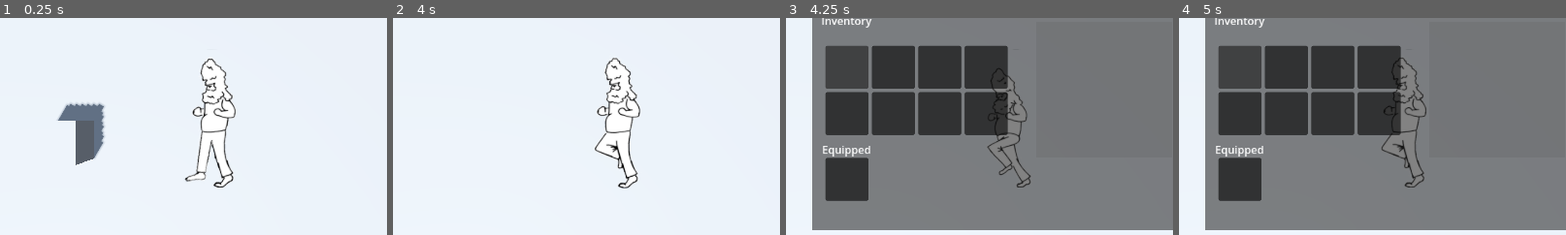
Above: before the commit, frames 1-4 (left to right).
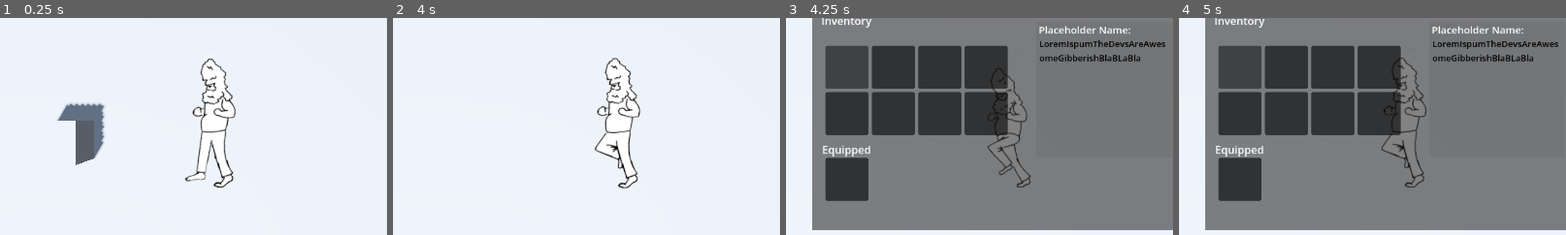
Above: after the commit, the same moments.

Repository: TacSpat/ViperArms
Game: Godot game, scene res://Levels/test_scene.tscn
Same seed, same stepped clock (60 frames per second), same inputs: the game is played once before the commit and once after it.
Inputs:
- Up to frame 1 (0.25 s): no input
- Up to frame 2 (4 s): tap Enter (ui_accept) at 0.5, 0.77, 1.52, 3.02, 3.77 s; hold D (Right) 0.53-1.28 s; hold S (Down) 1.28-2.03 s; hold D (Right) 2.03-2.78 s; hold W (Up) 2.78-3.53 s; hold A (Left) from 3.53 s (still down)
- Up to frame 3 (4.25 s): keep holding A (Left); tap Tab (Inventory) at 4.15 s
- Up to frame 4 (5 s): keep holding A (Left); tap Enter (ui_accept) at 4.52 s
The pictures show only the part of the screen within x 23-73%, y 27-77%; the shares and areas given below are measured in that part.

Frames 1-2 are identical in both runs. In frame 3, 1.4% of the frame differs, in the area x 65-98%, y 3-21%; in frame 4, 1.4%.

Commit message:
item descriptions added

Diff:
--- a/Characters/Player/player.gd
+++ b/Characters/Player/player.gd
@@ -1,4 +1,6 @@
 extends CharacterBody3D
+
+signal set_equipped
 
 @onready var camera = $Camera3D
 
--- /dev/null
+++ b/UI/description_ui.gd
@@ -0,0 +1,11 @@
+extends ColorRect
+
+@export var item_name = "Placeholder Name"
+@export_multiline var item_description: String = """LoremIspumTheDevsAreAwesomeGibberishBlaBLaBla"""
+
+func _ready() -> void:
+	set_description(item_name, item_description)
+
+func set_description(objname = "Placeholder Name", description = """LoremIspumTheDevsAreAwesomeGibberishBlaBLaBla"""):
+	$ItemName.text = objname + ":"
+	$ItemDescription.text = description
--- a/UI/description_ui.tscn
+++ b/UI/description_ui.tscn
@@ -1,4 +1,6 @@
-[gd_scene format=3 uid="uid://b4q5twicqxuku"]
+[gd_scene load_steps=2 format=3 uid="uid://b4q5twicqxuku"]
+
+[ext_resource type="Script" uid="uid://by3cftywnfwan" path="res://UI/description_ui.gd" id="1_2r175"]
 
 [node name="Description" type="ColorRect"]
 offset_left = 334.0
@@ -6,3 +8,28 @@
 offset_right = 535.0
 offset_bottom = 225.0
 color = Color(0.384314, 0.384314, 0.384314, 0.270588)
+script = ExtResource("1_2r175")
+
+[node name="ItemName" type="Label" parent="."]
+layout_mode = 0
+offset_left = 3.0
+offset_right = 197.0
+offset_bottom = 23.0
+theme_override_font_sizes/font_size = 15
+text = "NAME"
+vertical_alignment = 1
+clip_text = true
+
+[node name="ItemDescription" type="Label" parent="."]
+self_modulate = Color(0, 0, 0, 1)
+layout_mode = 0
+offset_left = 4.0
+offset_top = 23.0
+offset_right = 195.0
+offset_bottom = 198.0
+theme_override_font_sizes/font_size = 13
+text = "LIKE SUBSCRIBE AND HIT THAT NOTIFICATION BELL!!!
+LINK IN BIO
+CHECK OUT MY OTHER GAMES :)"
+autowrap_mode = 3
+clip_text = true
--- a/UI/inventory.gd
+++ b/UI/inventory.gd
@@ -7,3 +7,8 @@
 func _on_visibility_changed() -> void:
 	if visible:
 		$Bg/Contents/Panel.grab_focus()
+		show_focused_content($Bg/Contents/Panel.obj_name,$Bg/Contents/Panel.obj_description)
+
+func show_focused_content(obj_name, obj_description):
+	if obj_name != "Default Object":
+		$Bg/Description.set_description(obj_name,obj_description)
--- a/UI/inventory.tscn
+++ b/UI/inventory.tscn
@@ -168,19 +168,28 @@
 [connection signal="visibility_changed" from="." to="." method="_on_visibility_changed"]
 [connection signal="focus_entered" from="Bg/Contents/Panel" to="Bg/Contents/Panel" method="_on_focus_entered"]
 [connection signal="focus_exited" from="Bg/Contents/Panel" to="Bg/Contents/Panel" method="_on_focus_exited"]
+[connection signal="show_focused_content" from="Bg/Contents/Panel" to="." method="show_focused_content"]
 [connection signal="focus_entered" from="Bg/Contents/Panel2" to="Bg/Contents/Panel2" method="_on_focus_entered"]
 [connection signal="focus_exited" from="Bg/Contents/Panel2" to="Bg/Contents/Panel2" method="_on_focus_exited"]
+[connection signal="show_focused_content" from="Bg/Contents/Panel2" to="." method="show_focused_content"]
 [connection signal="focus_entered" from="Bg/Contents/Panel3" to="Bg/Contents/Panel3" method="_on_focus_entered"]
 [connection signal="focus_exited" from="Bg/Contents/Panel3" to="Bg/Contents/Panel3" method="_on_focus_exited"]
+[connection signal="show_focused_content" from="Bg/Contents/Panel3" to="." method="show_focused_content"]
 [connection signal="focus_entered" from="Bg/Contents/Panel4" to="Bg/Contents/Panel4" method="_on_focus_entered"]
 [connection signal="focus_exited" from="Bg/Contents/Panel4" to="Bg/Contents/Panel4" method="_on_focus_exited"]
+[connection signal="show_focused_content" from="Bg/Contents/Panel4" to="." method="show_focused_content"]
 [connection signal="focus_entered" from="Bg/Contents/Panel5" to="Bg/Contents/Panel5" method="_on_focus_entered"]
 [connection signal="focus_exited" from="Bg/Contents/Panel5" to="Bg/Contents/Panel5" method="_on_focus_exited"]
+[connection signal="show_focused_content" from="Bg/Contents/Panel5" to="." method="show_focused_content"]
 [connection signal="focus_entered" from="Bg/Contents/Panel6" to="Bg/Contents/Panel6" method="_on_focus_entered"]
 [connection signal="focus_exited" from="Bg/Contents/Panel6" to="Bg/Contents/Panel6" method="_on_focus_exited"]
+[connection signal="show_focused_content" from="Bg/Contents/Panel6" to="." method="show_focused_content"]
 [connection signal="focus_entered" from="Bg/Contents/Panel7" to="Bg/Contents/Panel7" method="_on_focus_entered"]
 [connection signal="focus_exited" from="Bg/Contents/Panel7" to="Bg/Contents/Panel7" method="_on_focus_exited"]
+[connection signal="show_focused_content" from="Bg/Contents/Panel7" to="." method="show_focused_content"]
 [connection signal="focus_entered" from="Bg/Contents/Panel8" to="Bg/Contents/Panel8" method="_on_focus_entered"]
 [connection signal="focus_exited" from="Bg/Contents/Panel8" to="Bg/Contents/Panel8" method="_on_focus_exited"]
+[connection signal="show_focused_content" from="Bg/Contents/Panel8" to="." method="show_focused_content"]
 [connection signal="focus_entered" from="Bg/EquippedItem" to="Bg/EquippedItem" method="_on_focus_entered"]
 [connection signal="focus_exited" from="Bg/EquippedItem" to="Bg/EquippedItem" method="_on_focus_exited"]
+[connection signal="show_focused_content" from="Bg/EquippedItem" to="." method="show_focused_content"]
--- a/UI/inventory_slot.gd
+++ b/UI/inventory_slot.gd
@@ -1,8 +1,12 @@
 extends Panel
+signal show_focused_content
 
+@export var obj_name = "Default Object"
+@export_multiline var obj_description = "If you are seeing this. You forgot to set me!"
 
 func _on_focus_entered() -> void:
 	self_modulate = Color("ffffff")
+	emit_signal("show_focused_content",obj_name,obj_description)
 
 
 func _on_focus_exited() -> void:
Not shown, added: UI/description_ui.gd.uid
